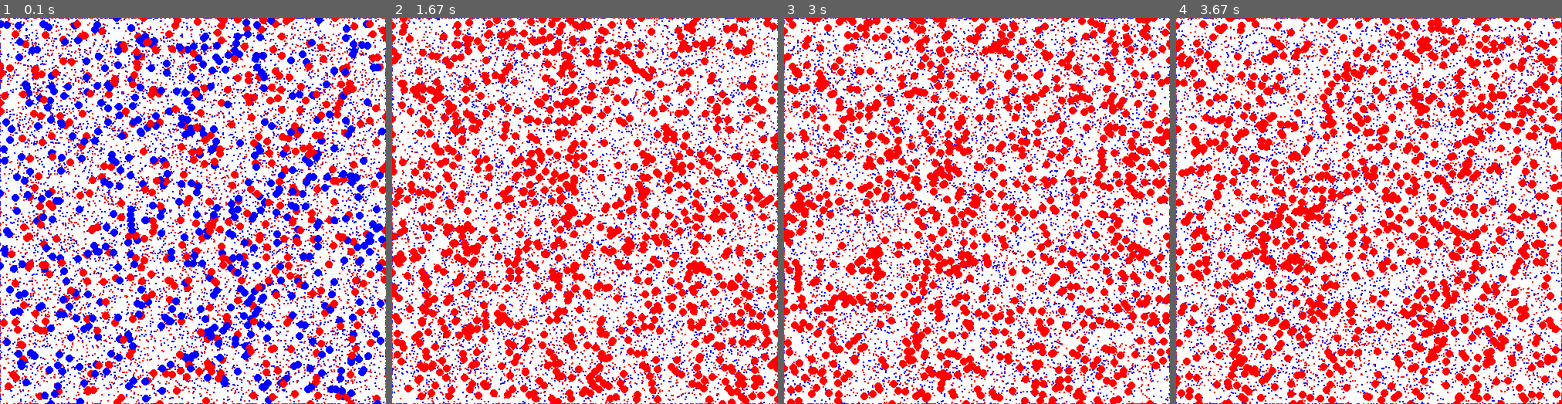
Above: before the commit, frames 1-4 (left to right).
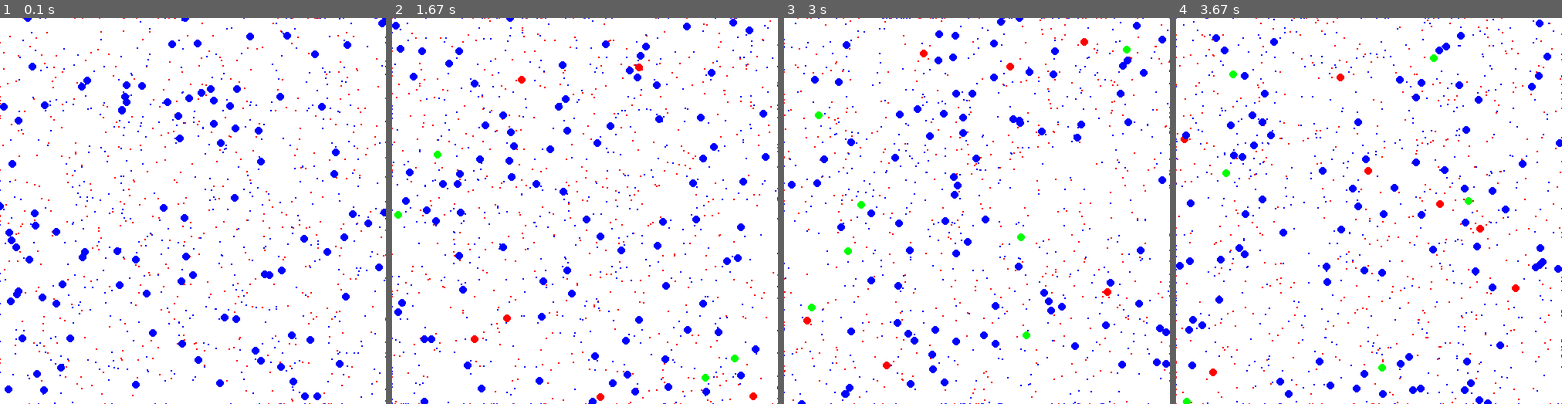
Above: after the commit, the same moments.

Repository: Athansya/dengue-simulation
Game: pygame game, started from scripts/dengueSim_test/vectorized_population_test.py
Two runs of this game, one before a commit and one after it. Both use one fixed random seed, a clock stepped at 60 frames per second and the inputs below.
Inputs:
- Up to frame 1 (0.1 s): no input
- Up to frame 2 (1.67 s): no input
- Up to frame 3 (3 s): no input
- Up to frame 4 (3.67 s): no input

The runs differ from the first frame. In frame 1, 38% of the frame differs, in the area x 0-100%, y 0-100%; in frame 2, 38%; in frame 3, 38%; in frame 4, 38%.

Commit message:
Added method to make humans recovered and susceptible after certain time

Diff:
--- a/dengueSim/population.py
+++ b/dengueSim/population.py
@@ -1,4 +1,4 @@
-'''
+"""
 File: population.py
 Project: dengueSim
 File Created: Tuesday, 3rd October 2023 5:43:09 pm
@@ -10,13 +10,14 @@
 License: MIT License
 -----
 Description:
-'''
+"""
 
 from abc import ABC, abstractmethod
 from dataclasses import dataclass, field
 from icecream import ic
 import numpy as np
 import pygame
+
 
 @dataclass(slots=True)
 class Population(ABC):
@@ -24,16 +25,12 @@
     max_position_x: float = 500
     max_position_y: float = 500
     max_velocity: float = 10
-    states: dict[str, int] = field(default_factory=lambda: {
-        "susceptible": 0,
-        "infected": 1,
-        "recovered": 2
-    })
-    states_color_map: dict[int, str] = field(default_factory=lambda: {
-       0: "blue",
-       1: "red",
-       2: "green"
-    })
+    states: dict[str, int] = field(
+        default_factory=lambda: {"susceptible": 0, "infected": 1, "recovered": 2}
+    )
+    states_color_map: dict[int, str] = field(
+        default_factory=lambda: {0: "blue", 1: "red", 2: "green"}
+    )
 
     _positions_matrix: np.ndarray = field(init=False)
     _velocities_matrix: np.ndarray = field(init=False)
@@ -69,41 +66,37 @@
         # Check if positions are out of bounds
         # X-coordinate
         self._positions_matrix[:, 0] = np.where(
-            self._positions_matrix[:, 0] > self.max_position_x, # Exceeded width
+            self._positions_matrix[:, 0] > self.max_position_x,  # Exceeded width
             0,  # Value to replace it with
-            self._positions_matrix[:, 0]  # else keep the same
+            self._positions_matrix[:, 0],  # else keep the same
         )
 
         self._positions_matrix[:, 0] = np.where(
-            self._positions_matrix[:, 0] < 0, # Less than 0
+            self._positions_matrix[:, 0] < 0,  # Less than 0
             self.max_position_x,  # Value to replace it with
-            self._positions_matrix[:, 0]  # else keep the same
+            self._positions_matrix[:, 0],  # else keep the same
         )
         # Y-coordinate
         self._positions_matrix[:, 1] = np.where(
-            self._positions_matrix[:, 1] > self.max_position_y, # Exceeded height
+            self._positions_matrix[:, 1] > self.max_position_y,  # Exceeded height
             0,  # Value to replace it with
-            self._positions_matrix[:, 1]  # else keep the same
+            self._positions_matrix[:, 1],  # else keep the same
         )
 
         self._positions_matrix[:, 1] = np.where(
-            self._positions_matrix[:, 1] < 0, # Less than 0
+            self._positions_matrix[:, 1] < 0,  # Less than 0
             self.max_position_y,  # Value to replace it with
-            self._positions_matrix[:, 1]  # else keep the same
-        )
-
-    def draw(
-        self,
-        screen: pygame.Surface,
-        radius: int|float
-    ) -> None:
+            self._positions_matrix[:, 1],  # else keep the same
+        )
+
+    def draw(self, screen: pygame.Surface, radius: int | float) -> None:
         for index, mosquito_pos in enumerate(self._positions_matrix):
             pygame_vector_pos = pygame.Vector2(mosquito_pos[0], mosquito_pos[1])
             pygame.draw.circle(
                 screen,
                 color=self.states_color_map[self._states_matrix[index][0]],
                 center=pygame_vector_pos,
-                radius=radius
+                radius=radius,
             )
 
     @abstractmethod
@@ -113,6 +106,7 @@
     @abstractmethod
     def update_velocity(self) -> None:
         pass
+
 
 @dataclass
 class HumanPopulation(Population):
@@ -121,17 +115,26 @@
     # Infection rate per infected host
     Beta_i: float = 0
     # Susceptible birth rate
-    mu: float = 1/65
+    mu: float = 1 / 65
     # Recovery rate
-    gamma: float = 365/7
+    gamma: float = 365 / 7
     # Temporary cross-immunity rate
     alpha: float = 2
+
+    # Timer that keeps track of how long each human has been infected
+    time_to_recover: float = 50
+    time_to_susceptible: float = 50
+    _infection_timer_matrix: np.ndarray = field(init=False)
+    _recover_timer_matrix: np.ndarray = field(init=False)
+
 
     def _init_states(self) -> None:
         # Every human is susceptible at the start
         self._states_matrix = np.zeros(shape=(self.size, 1))
-
-    def move(self, random: bool=False) -> None:
+        self._infection_timer_matrix = np.zeros(shape=(self.size, 1))
+        self._recover_timer_matrix = np.zeros(shape=(self.size, 1))
+
+    def move(self, random: bool = False) -> None:
         if random:
             self._init_velocities()
         self._positions_matrix += self._velocities_matrix
@@ -140,13 +143,41 @@
     def update_velocity(self) -> None:
         pass
 
+    def _time_infected(self) -> None:
+        infected_humans = self._states_matrix == self.states["infected"]
+        if np.any(infected_humans):
+            self._infection_timer_matrix[infected_humans] += 1
+
+    def recover(self) -> None:
+        self._time_infected()
+        humans_ready_to_recover = self._infection_timer_matrix >= self.time_to_recover
+        if np.any(humans_ready_to_recover):
+            self._states_matrix[humans_ready_to_recover] = self.states["recovered"]
+            self._infection_timer_matrix[humans_ready_to_recover] = 0
+
+    def _time_recovered(self) -> None:
+        infected_humans = self._states_matrix == self.states["recovered"]
+        if np.any(infected_humans):
+            self._recover_timer_matrix[infected_humans] += 1
+
+    def make_susceptible(self) -> None:
+        self._time_recovered()
+        humans_ready_to_susceptible = self._recover_timer_matrix >= self.time_to_susceptible
+        if np.any(humans_ready_to_susceptible):
+            self._states_matrix[humans_ready_to_susceptible] = self.states["susceptible"]
+            self._recover_timer_matrix[humans_ready_to_susceptible] = 0
+
 
 @dataclass
 class MosquitoPopulation(Population):
+    # Moving every certain time
+    moving_step: float = 10  # iterations
     # Bite radius
     bite_radius: float = 1
+    # Biting probability
+    bite_probability: float = 0.3
     # Probability of infection
-    transmission_probability: float = 0.2
+    transmission_probability: float = 0.3
 
     # Susceptible birth rate
     upsilon: float = 36.5
@@ -160,7 +191,8 @@
     # Phase
     phi: float = 0
 
-    def move(self, random: bool=False) -> None:
+    def move(self, random: bool = False) -> None:
+        # TODO ADD CONDITION TO MOVE MOSQUITOS EVERY CERTAIN ITERATIONS
         if random:
             self._init_velocities()
         self._positions_matrix += self._velocities_matrix
@@ -169,16 +201,29 @@
     def update_velocity(self) -> None:
         pass
 
-    # TODO ADD BITING PROBABILITY AS WELL
+    # TODO ADD PARALLEL SUPPORT
     def bite_humans(self, human_population: HumanPopulation) -> None:
-        # Check if human is close to mosquito
-        for mosquito_pos in self._positions_matrix:
-            distances = np.linalg.norm(human_population._positions_matrix - mosquito_pos, axis=1)
-            close_to_human = distances < self.bite_radius
-            # If there are close humans, update their state
-            if np.any(close_to_human):
-                probabilities_array = np.random.random(size=close_to_human.shape[0])
-                human_population._states_matrix[close_to_human & (probabilities_array > self.transmission_probability)] = self.states["infected"]
+        # Bite with certain probability
+        probabilility = np.random.random()
+        if probabilility <= self.bite_probability:
+            # For each mosquito check if it is close to a human
+            for mosquito_pos in self._positions_matrix:
+                distances = np.linalg.norm(
+                    human_population._positions_matrix - mosquito_pos, axis=1
+                )
+                close_to_human = distances < self.bite_radius
+                susceptible_humans = human_population._states_matrix == self.states["susceptible"]
+                susceptible_humans = susceptible_humans.reshape(len(susceptible_humans))
+                # If there are close humans, update their state
+                if np.any(close_to_human):
+                    probabilities_array = np.random.random(size=close_to_human.shape[0]) <= self.transmission_probability
+                    # Only changes humans state if they are close to the mosquito AND the transmission probability is met
+                    # AND the human is susceptible
+                    human_population._states_matrix[
+                        close_to_human
+                        & probabilities_array
+                        & susceptible_humans
+                    ] = self.states["infected"]
 
 
 def main():
--- a/scripts/dengueSim_test/vectorized_population_test.py
+++ b/scripts/dengueSim_test/vectorized_population_test.py
@@ -13,6 +13,7 @@
 '''
 
 from dengueSim import HumanPopulation, MosquitoPopulation
+from icecream import ic
 import pygame
 
 WIDTH = 500
@@ -21,11 +22,10 @@
 
 MOSQUITO_RADIUS = 1
 HUMAN_RADIUS = 5
-
 # Host population
-N = 1000
+N = 100
 # Vector population
-M = 10000
+M = 1000
 
 
 def main():
@@ -60,6 +60,9 @@
     clock = pygame.time.Clock()
     running = True
 
+    # Time to move or not
+    timer_to_move = 0
+
     while running:
         screen.fill((255, 255, 255))
         # poll for events
@@ -70,15 +73,23 @@
 
         # Mosquito population
         mosquitoes.draw(screen, MOSQUITO_RADIUS)
-        mosquitoes.move()
+        # Move mosquitos every certain time
+        if timer_to_move % 10 == 0:
+            mosquitoes.move(random=True)
         mosquitoes.bite_humans(humans)
 
         # Human population
         humans.draw(screen, HUMAN_RADIUS)
-        humans.move()
+        if timer_to_move % 10 == 0:
+            humans.move(random=True)
+        else:
+            humans.move()
+        humans.recover()
+        humans.make_susceptible()
 
         pygame.display.flip()
         clock.tick(FPS)
+        timer_to_move += 1
 
 
 if __name__ == "__main__":
